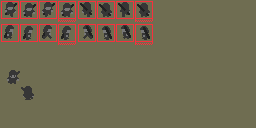
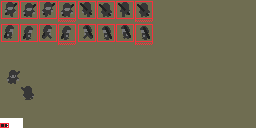
Two versions of the same layered image (256×128). Layer-by-layer changes:
painted on "Shade-Silhouette" over [1, 124, 8, 127]
painted on "Background" over [0, 118, 23, 128]
